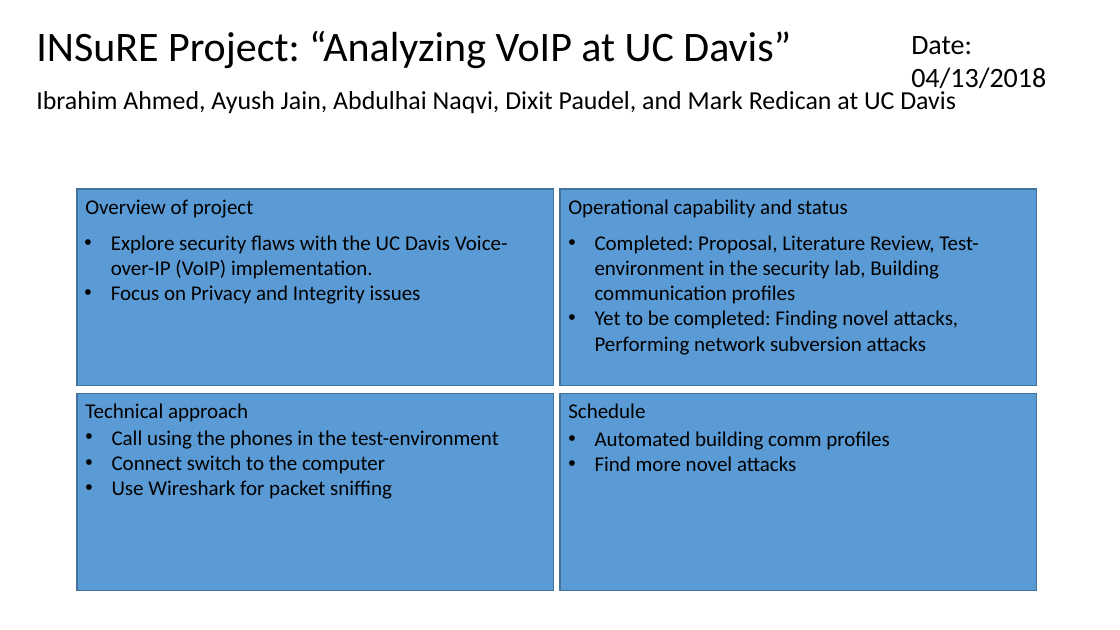
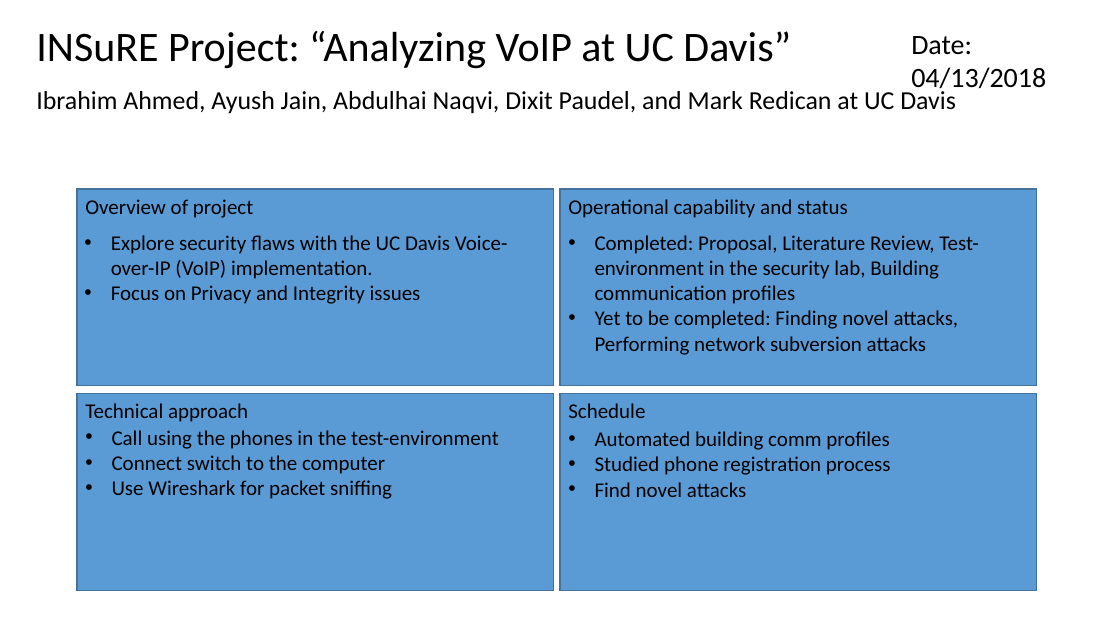
Before and after one commit to meongithub/ecs289M, a slide deck: slide 1 of weekly_dashboard/dashboard-04-13.pptx. Drawn at 1120x630 pixels with LibreOffice and Linux fonts; fonts in the diff are those of the drawing. Boxes give left, top, right and bottom in pixels: in the first picture for what was removed or moved away, otherwise in the second. Text is boxed around its words. In the diff, an @@ line names an element or a change of style, - is before the commit and + after.

```diff
--- a/weekly_dashboard/dashboard-04-13.pptx
+++ b/weekly_dashboard/dashboard-04-13.pptx
@@ text at bbox=[595, 456, 891, 497]: text changed @@
-• Find more novel attacks
+• Studied phone registration process
+• Find novel attacks
```
Also in this commit, not shown: 1 other slide changed.
